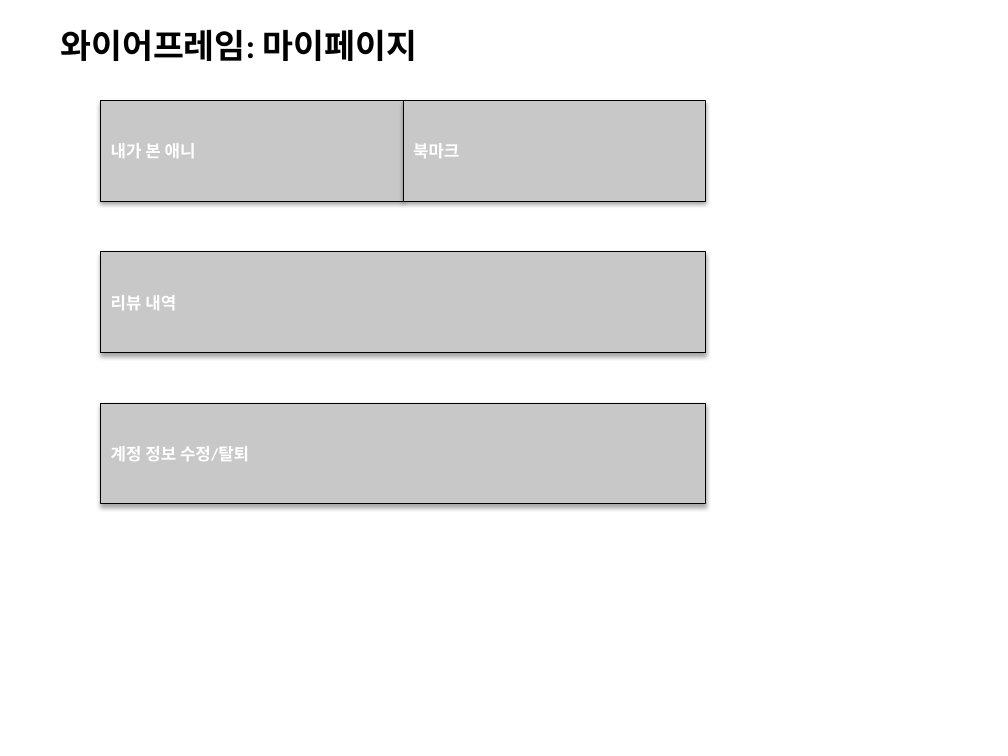
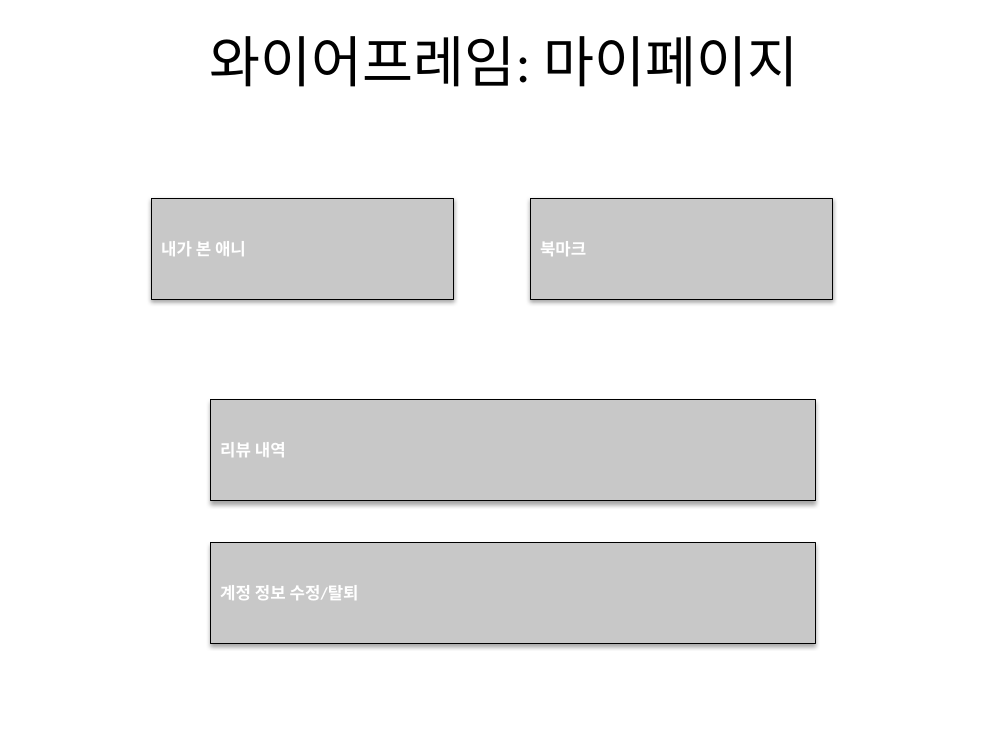
Before and after one commit to woghdqkr/resume, a slide deck: slide 10 of Screen Design.pptx. Drawn at 1008x756 pixels with LibreOffice and Linux fonts; fonts in the diff are those of the drawing. Boxes give left, top, right and bottom in pixels: in the first picture for what was removed or moved away, otherwise in the second. Text is boxed around its words. In the diff, an @@ line names an element or a change of style, - is before the commit and + after.

```diff
--- a/Screen Design.pptx
+++ b/Screen Design.pptx
@@ title "와이어프레임: 마이페이지": place and size @@
-title "와이어프레임: 마이페이지" at (60, 29, 418, 61)
+title "와이어프레임: 마이페이지" at (210, 36, 798, 87)
@@ title "와이어프레임: 마이페이지" at (210, 36, 798, 87): size 24 to 39.6 pt, bold off; alignment left to centre; vertical alignment top to middle @@
@@ rectangle "내가 본 애니": place and size @@
-rectangle "내가 본 애니" at (101, 101, 403, 202)
+rectangle "내가 본 애니" at (151, 199, 454, 299)
@@ rectangle "북마크": place and size @@
-rectangle "북마크" at (403, 101, 706, 202)
+rectangle "북마크" at (530, 199, 833, 299)
@@ rectangle "리뷰 내역": place and size @@
-rectangle "리뷰 내역" at (101, 252, 706, 353)
+rectangle "리뷰 내역" at (211, 400, 815, 501)
@@ rectangle "계정 정보 수정/탈퇴": place and size @@
-rectangle "계정 정보 수정/탈퇴" at (101, 403, 706, 504)
+rectangle "계정 정보 수정/탈퇴" at (211, 542, 815, 643)
```
Also in this commit, not shown: 3 other slides changed.
